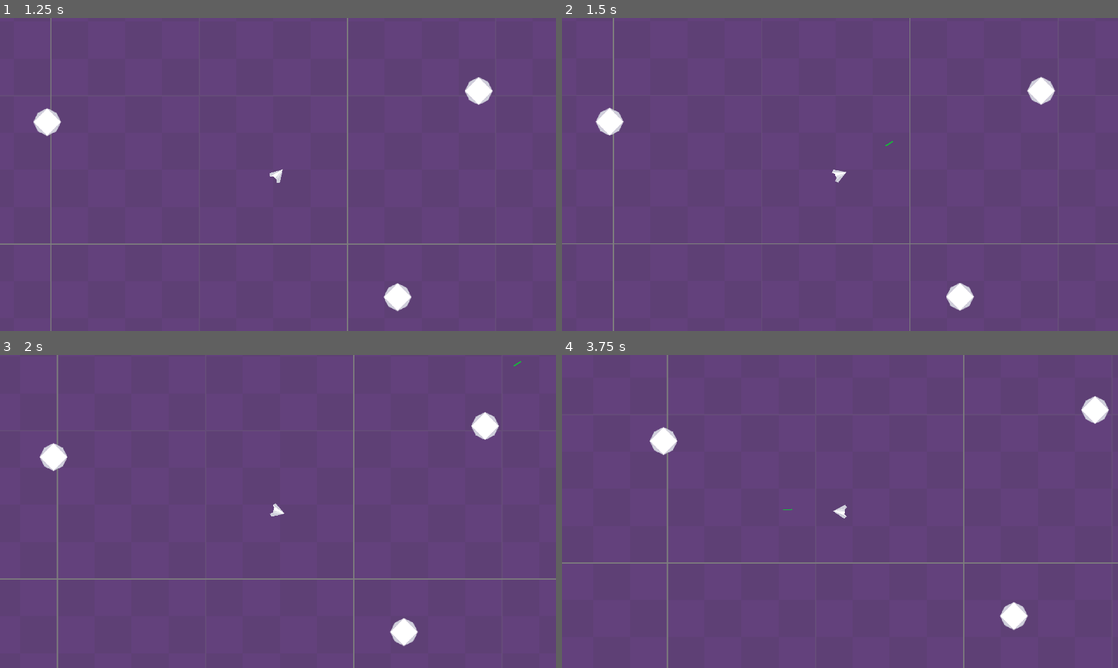
Above: before the commit, frames 1-4 (two rows, left to right).
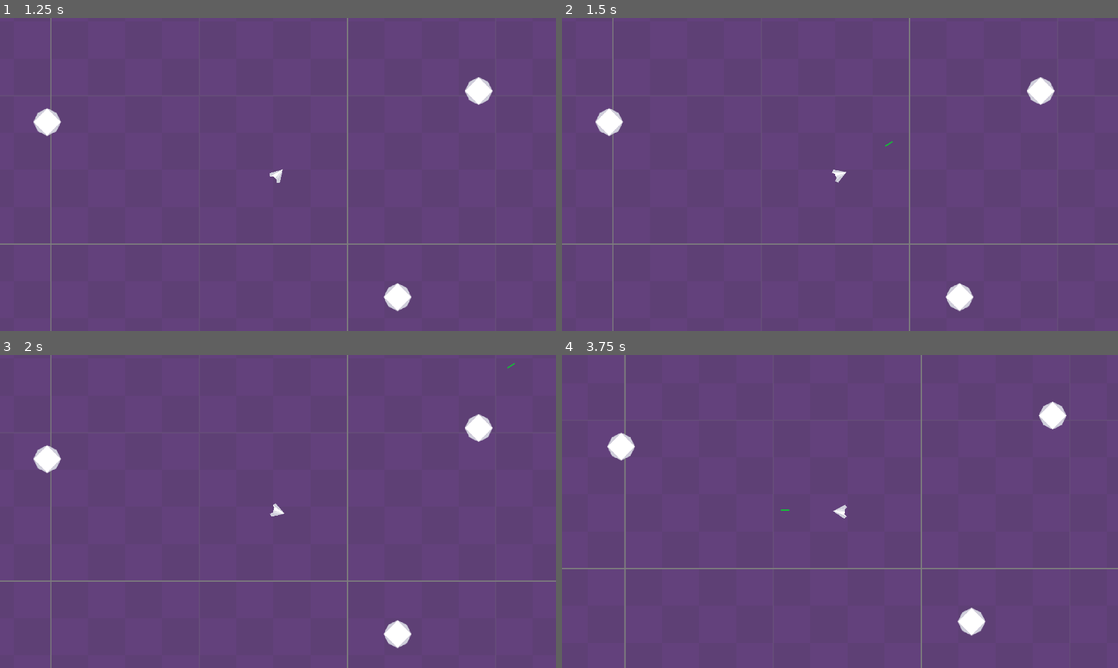
Above: after the commit, the same moments.

Repository: abaker-skudlarek/SimpleSpaceShooter
Game: Godot game, scene res://Entities/main.tscn
The game is run twice, just before and just after one commit, with the same random seed, the same clock (stepped at 60 frames per second) and the same inputs.
Inputs:
- Up to frame 1 (1.25 s): tap Enter at 0.5 s; hold Right (rotate_right) from 0.53 s (still down); tap Space (shoot) at 0.6 s
- Up to frame 2 (1.5 s): release Right (rotate_right) at 1.28 s; hold S (brakes, bound only after the commit) from 1.28 s (still down); tap Space (shoot) at 1.35 s
- Up to frame 3 (2 s): keep holding S (brakes, bound only after the commit)
- Up to frame 4 (3.75 s): release S (brakes, bound only after the commit) at 2.03 s; hold Right (rotate_right) 2.03-2.78 s; tap Space (shoot) at 2.1, 2.85, 3.6 s; hold W (accelerate) 2.78-3.53 s; hold Left (rotate_left) from 3.53 s (still down)

Frame 1 is identical in both runs. In frame 2, 0.7% of the frame differs, in the area x 0-100%, y 0-100%; in frame 3, 2.7%; in frame 4, 3.7%.

Commit message:
Added controller input, removed deceleration bind in favor of brakes

Diff:
--- a/Entities/Player/player.gd
+++ b/Entities/Player/player.gd
@@ -25,8 +25,6 @@
 	if Input.is_action_pressed("accelerate"):
 		state.apply_force(forward_thrust.rotated(rotation))
 		animate_thrust()
-	elif Input.is_action_pressed("decelerate"):
-		state.apply_force(backward_thrust.rotated(rotation))
 	else:
 		$ThrustSprite.visible = false
 		state.apply_force(Vector2())
@@ -39,7 +37,7 @@
 		rotation_direction -= 1
 	state.apply_torque(rotation_direction * torque)
 
-	# TODO: This works, but is it the best way to do it? Idk
+	# TODO: This works, but is it the best way to do it? Idk. Applies brakes by increasing linear damp
 	if Input.is_action_pressed("brakes"):
 		linear_damp = 0.7
 		if abs(linear_velocity) <= Vector2(10, 10):
--- a/project.godot
+++ b/project.godot
@@ -41,31 +41,31 @@
 accelerate={
 "deadzone": 0.5,
 "events": [Object(InputEventKey,"resource_local_to_scene":false,"resource_name":"","device":-1,"window_id":0,"alt_press …(192 unchanged characters)…
-]
-}
-decelerate={
-"deadzone": 0.5,
-"events": [Object(InputEventKey,"resource_local_to_scene":false,"resource_name":"","device":-1,"window_id":0,"alt_pressed":false,"shift_pressed":false,"ctrl_pressed":false,"meta_pressed":false,"pressed":false,"keycode":0,"physical_keycode":83,"key_label":0,"unicode":115,"location":0,"echo":false,"script":null)
+, Object(InputEventJoypadMotion,"resource_local_to_scene":false,"resource_name":"","device":-1,"axis":5,"axis_value":1.0,"script":null)
 ]
 }
 rotate_left={
 "deadzone": 0.5,
 "events": [Object(InputEventKey,"resource_local_to_scene":false,"resource_name":"","device":-1,"window_id":0,"alt_press …(195 unchanged characters)…
+, Object(InputEventJoypadMotion,"resource_local_to_scene":false,"resource_name":"","device":-1,"axis":0,"axis_value":-1.0,"script":null)
 ]
 }
 rotate_right={
 "deadzone": 0.5,
 "events": [Object(InputEventKey,"resource_local_to_scene":false,"resource_name":"","device":-1,"window_id":0,"alt_press …(195 unchanged characters)…
+, Object(InputEventJoypadMotion,"resource_local_to_scene":false,"resource_name":"","device":-1,"axis":0,"axis_value":1.0,"script":null)
 ]
 }
 brakes={
 "deadzone": 0.5,
-"events": [Object(InputEventKey,"resource_local_to_scene":fa …(140 unchanged characters)… d":false,"keycode":0,"physical_keycode":67,"key_label":0,"unicode":99,"location":0,"echo":false,"script":null)
+"events": [Object(InputEventKey,"resource_local_to_scene":fa …(140 unchanged characters)… d":false,"keycode":0,"physical_keycode":83,"key_label":0,"unicode":115,"location":0,"echo":false,"script":null)
+, Object(InputEventJoypadMotion,"resource_local_to_scene":false,"resource_name":"","device":-1,"axis":4,"axis_value":1.0,"script":null)
 ]
 }
 shoot={
 "deadzone": 0.5,
 "events": [Object(InputEventKey,"resource_local_to_scene":false,"resource_name":"","device":-1,"window_id":0,"alt_press …(191 unchanged characters)…
+, Object(InputEventJoypadButton,"resource_local_to_scene":false,"resource_name":"","device":-1,"button_index":10,"pressure":0.0,"pressed":true,"script":null)
 ]
 }
 
